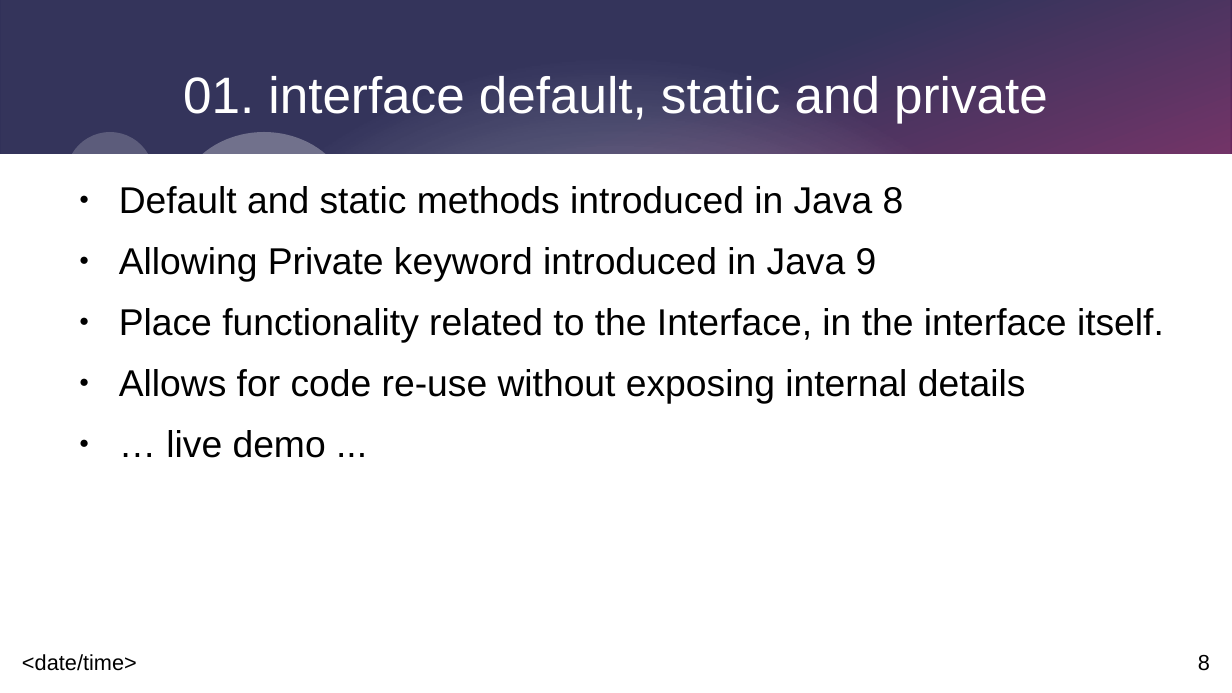
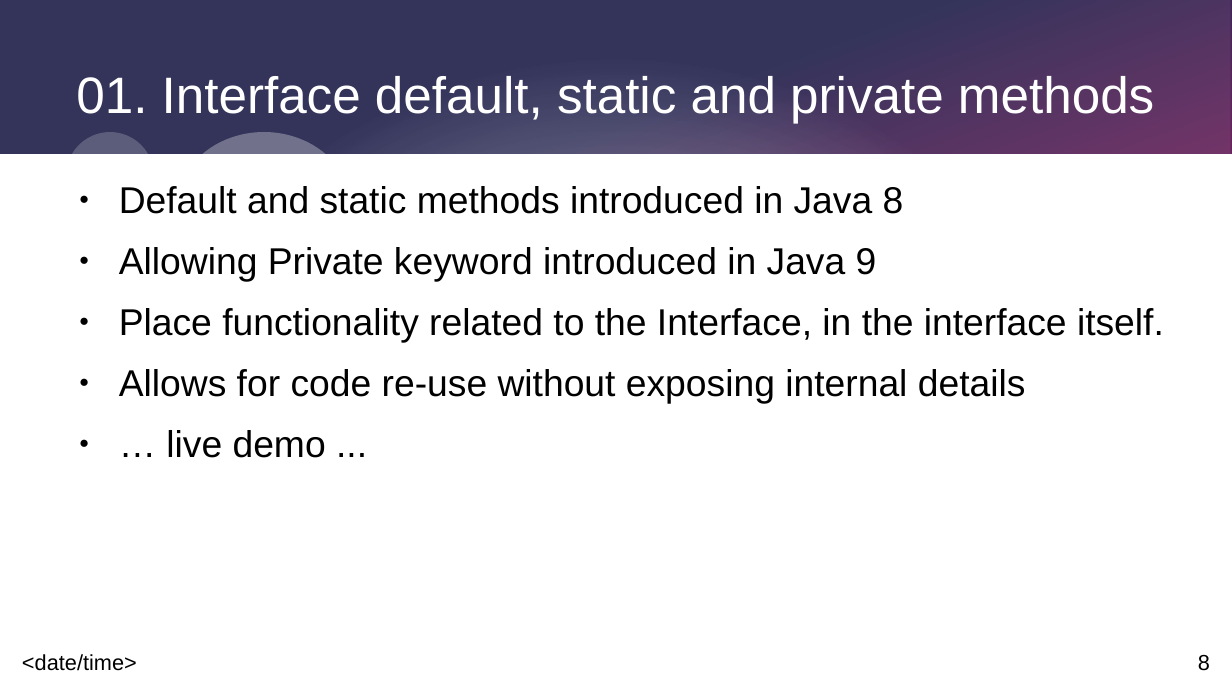
Before and after one commit to johnnyegel/Talk_JavaLatestAndGreatest, a slide deck: slide 8 of Presentation/JavaLatestAndGreatest.odp. Drawn at 1232x693 pixels with LibreOffice and Linux fonts; fonts in the diff are those of the drawing. Boxes give left, top, right and bottom in pixels: in the first picture for what was removed or moved away, otherwise in the second. Text is boxed around its words. In the diff, an @@ line names an element or a change of style, - is before the commit and + after.

```diff
--- a/Presentation/JavaLatestAndGreatest.odp
+++ b/Presentation/JavaLatestAndGreatest.odp
@@ title at (76, 76, 1154, 124): text changed @@
-01. interface default, static and private
+01. Interface default, static and private methods
```
Also in this commit, not shown: 1 other slide changed, 7 slides added, 4 other files.
